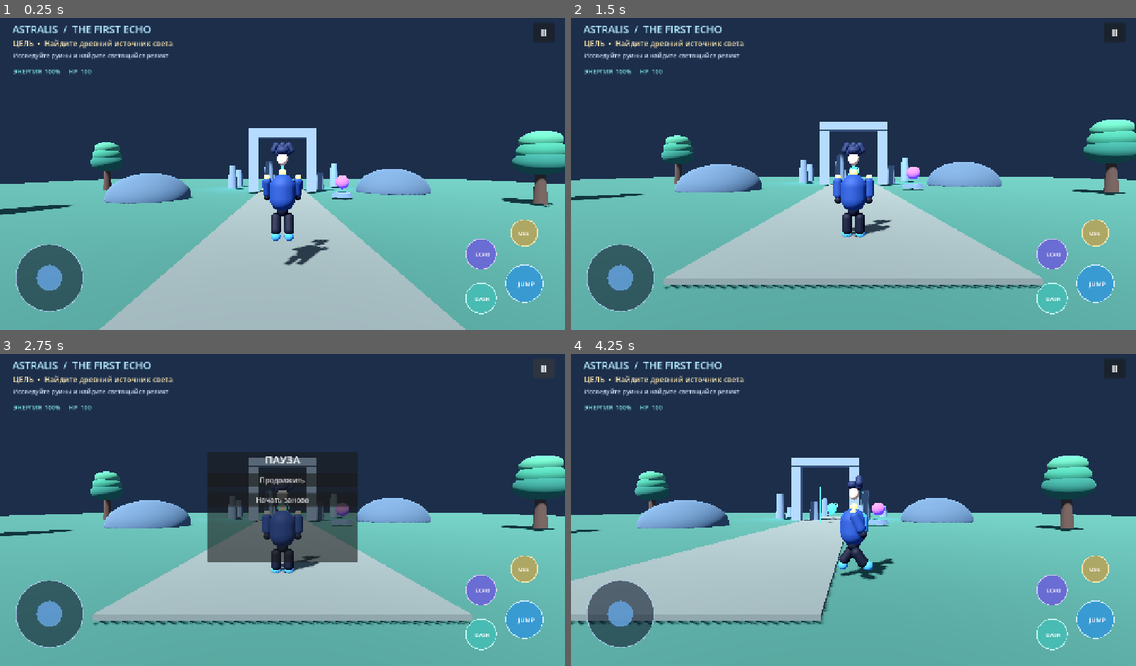
Above: before the commit, frames 1-4 (two rows, left to right).
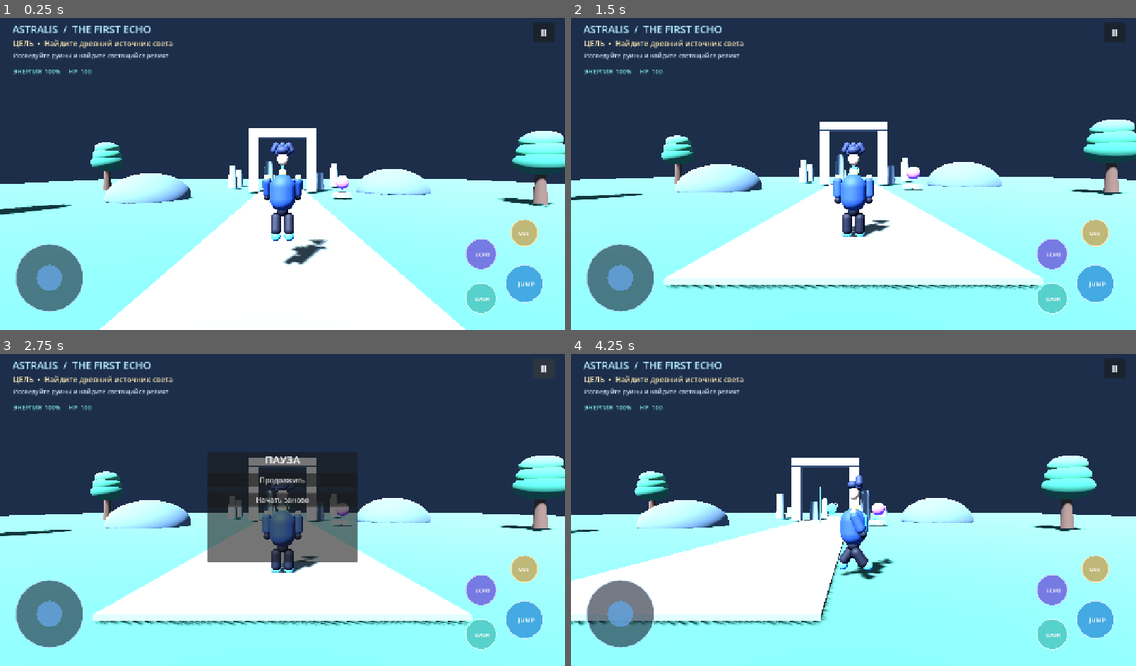
Above: after the commit, the same moments.

Repository: Phantom220-hub/ASTRALIS-RPG
Game: Godot game, scene res://scenes/main/Main.tscn
Same seed, same stepped clock (60 frames per second), same inputs: the game is played once before the commit and once after it.
Inputs (mouse positions are in pixels of both pictures, inside the frame that each line leads up to):
- Up to frame 1 (0.25 s): no input
- Up to frame 2 (1.5 s): tap Enter (ui_accept) at 0.5 s; drag from (853, 170) to (910, 102) at 0.52 s; drag from (853, 170) to (825, 233) at 1.27 s
- Up to frame 3 (2.75 s): click "Ⅱ" at 2 s
- Up to frame 4 (4.25 s): click "Начать заново" at 2.75 s; tap Enter (ui_accept) at 3.5 s; move the mouse to (853, 506) at 3.52 s; hold D (move_right) from 3.53 s (still down); tap E (interact) at 3.6 s; click (853, 506) at 3.67 s

The runs differ from the first frame. In frame 1, 48% of the frame differs, in the area x 0-100%, y 35-100%; in frame 2, 49%, in the area x 0-100%, y 32-100%; in frame 3, 48%; in frame 4, 49%.

Commit message:
Add atmospheric sky and directional lighting

Diff:
--- a/scripts/world/world_bootstrap.gd
+++ b/scripts/world/world_bootstrap.gd
@@ -9,11 +9,37 @@
 var _relic: Area3D
 
 func _ready() -> void:
+	_setup_sky_and_lighting()
 	_build_first_region()
 	var player := PLAYER_SCENE.instantiate()
 	player.position = Vector3(0.0, 1.2, 7.0)
 	add_child(player)
 	_create_hud(player)
+
+func _setup_sky_and_lighting() -> void:
+	var world := WorldEnvironment.new()
+	var environment := Environment.new()
+	environment.background_mode = Environment.BG_SKY
+	var sky := Sky.new()
+	var sky_material := ProceduralSkyMaterial.new()
+	sky_material.sky_top_color = Color(0.035, 0.075, 0.19)
+	sky_material.sky_horizon_color = Color(0.34, 0.56, 0.72)
+	sky_material.ground_bottom_color = Color(0.055, 0.075, 0.12)
+	sky_material.ground_horizon_color = Color(0.22, 0.34, 0.42)
+	sky_material.sun_angle_max = 18.0
+	sky.sky_material = sky_material
+	environment.sky = sky
+	environment.ambient_light_source = Environment.AMBIENT_SOURCE_SKY
+	environment.ambient_light_energy = 0.62
+	environment.tonemap_mode = Environment.TONE_MAPPER_FILMIC
+	world.environment = environment
+	add_child(world)
+	var sun := DirectionalLight3D.new()
+	sun.rotation_degrees = Vector3(-48.0, -28.0, 0.0)
+	sun.light_color = Color(0.82, 0.9, 1.0)
+	sun.light_energy = 1.15
+	sun.shadow_enabled = true
+	add_child(sun)
 
 func _create_hud(player: Node3D) -> void:
 	var layer := CanvasLayer.new()
